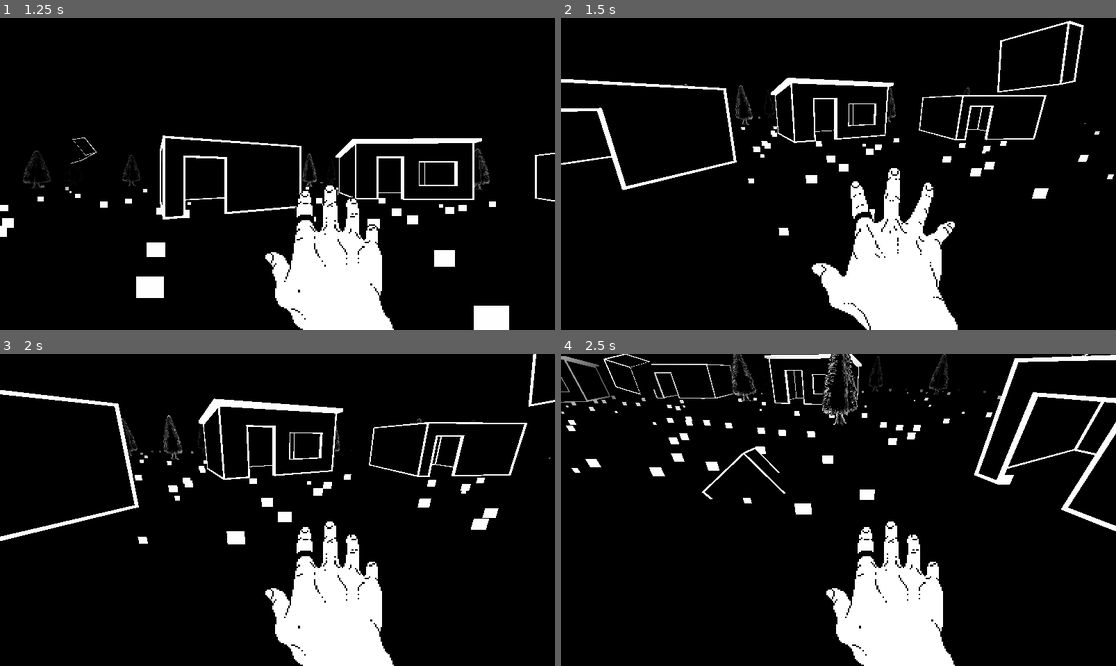
Above: before the commit, frames 1-4 (two rows, left to right).
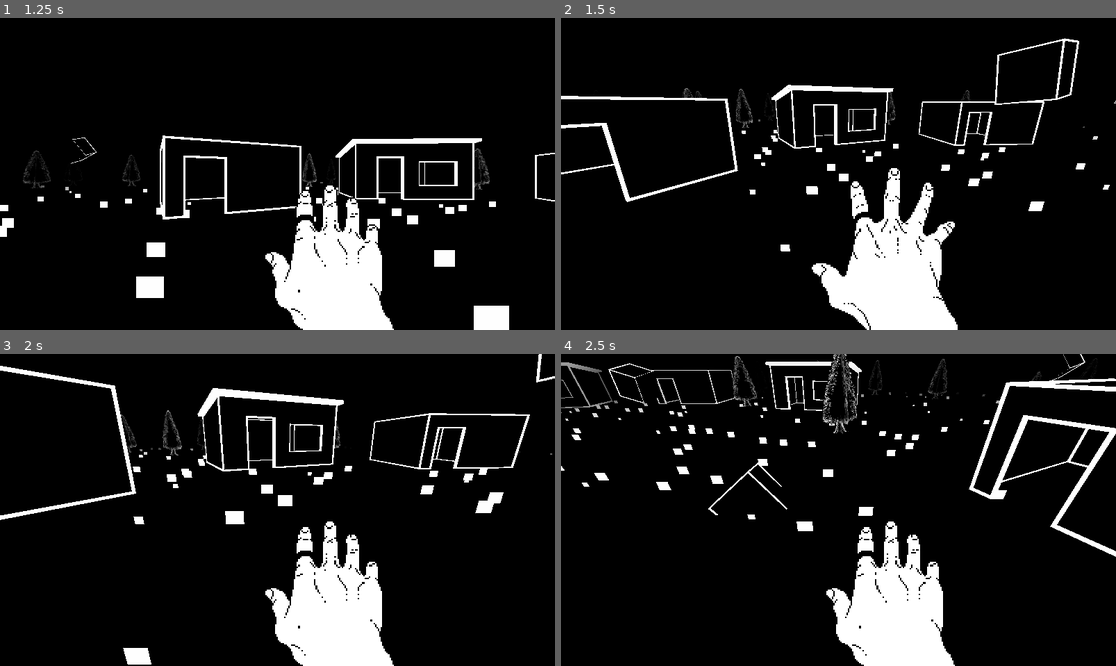
Above: after the commit, the same moments.

Repository: ChasingAir/3d1
Game: Godot game, scene res://Scenes/main_menu.tscn
The game is run twice, just before and just after one commit, with the same random seed, the same clock (stepped at 60 frames per second) and the same inputs.
Inputs (mouse positions are in pixels of both pictures, inside the frame that each line leads up to):
- Up to frame 1 (1.25 s): click (271, 152) at 0.5 s
- Up to frame 2 (1.5 s): tap Enter (ui_accept) at 1.25 s; move the mouse to (866, 174) at 1.27 s; hold W (move_forward) from 1.28 s (still down); tap Space (jump) at 1.35 s; click (866, 174) at 1.42 s
- Up to frame 3 (2 s): keep holding W (move_forward); tap Space (jump) at 1.52, 1.82 s
- Up to frame 4 (2.5 s): move the mouse to (727, 525) at 2.02 s; release W (move_forward) at 2.03 s; hold S (move_backward) from 2.03 s (still down); tap Ctrl (crouch) at 2.1 s; tap Space (jump) at 2.27, 2.3 s

Frame 1 is identical in both runs. In frame 2, 4.8% of the frame differs, in the area x 0-100%, y 0-75%; in frame 3, 6.0%; in frame 4, 6.9%, in the area x 0-100%, y 0-66%.

Commit message:
updated jump and gravity

Diff:
--- a/Scripts/Player.gd
+++ b/Scripts/Player.gd
@@ -12,7 +12,7 @@
 const FLY_ACCEL = 4
 
 #walk variables
-var gravity = -9.8 * 3
+var gravity = -9.8 * 5
 const MAX_SPEED = 10
 const MAX_RUNNING_SPEED = 18
 const MAX_CROUCH_SPEED = 3
@@ -21,7 +21,7 @@
 var walk_frame = 0
 
 #jumping
-var jump_height = 10
+var jump_height = 15
 var in_air = 0
 var has_contact = false
 
Not shown, added: Sprites/Projectile.png.import
Not shown, changed: build/test/testbuild1.pck
